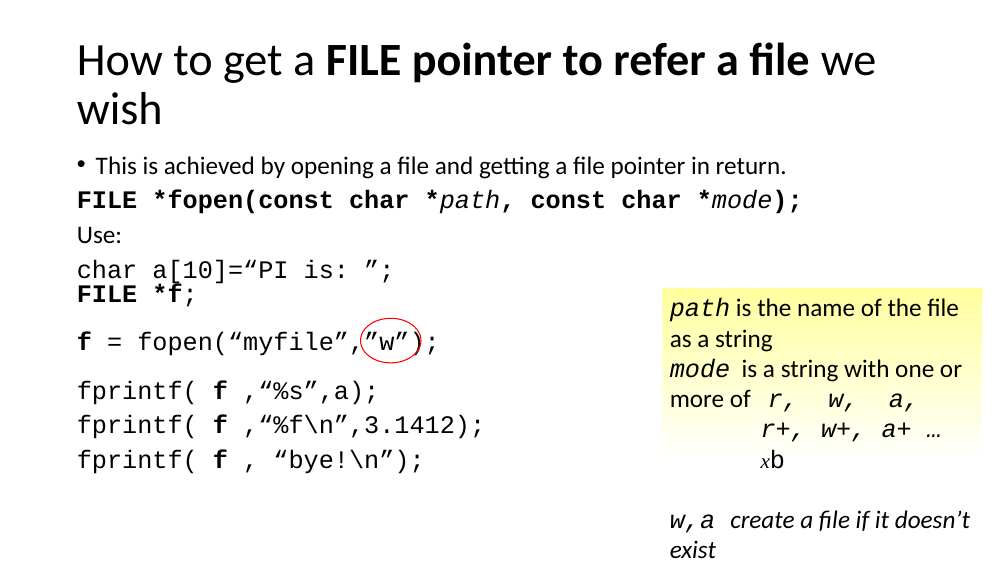
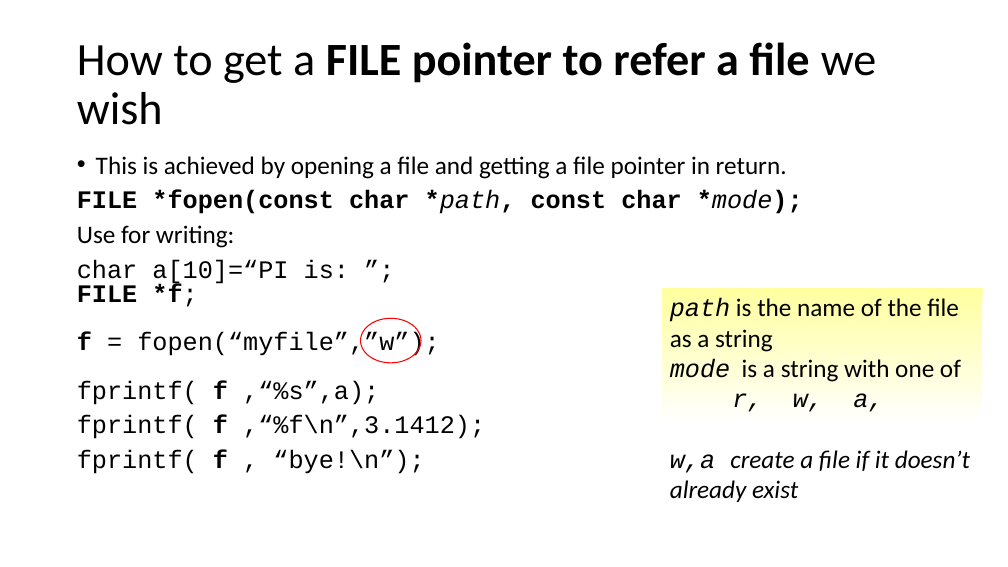
Before and after one commit to rbadrinath/FCP, a slide deck: slide 7 of slides/15-FileIO.pptx (slide 5 before the commit). Drawn at 1008x567 pixels with LibreOffice and Linux fonts; fonts in the diff are those of the drawing. Boxes give left, top, right and bottom in pixels: in the first picture for what was removed or moved away, otherwise in the second. Text is boxed around its words. In the diff, an @@ line names an element or a change of style, - is before the commit and + after.

```diff
--- a/slides/15-FileIO.pptx
+++ b/slides/15-FileIO.pptx
@@ text at (77,225,234,248): text changed @@
-Use:
+Use for writing:
@@ rectangle "path is the name of ...": place and size @@
-rectangle "path is the name of ..." at (662,288,982,567)
+rectangle "path is the name of ..." at (662,288,982,510)
@@ text in rectangle at (670,298,970,502): text changed @@
-path is the name of the file as a string
-mode is a string with one or more of r, w, a,
-r+, w+, a+ …
-xb
-w,a create a file if it doesn’t exist
+path is the name of the file as a string
+mode is a string with one of
+r, w, a,
+w,a create a file if it doesn’t already exist
```
Also in this commit, not shown: 4 other slides changed, 3 slides added, 3 other files.
